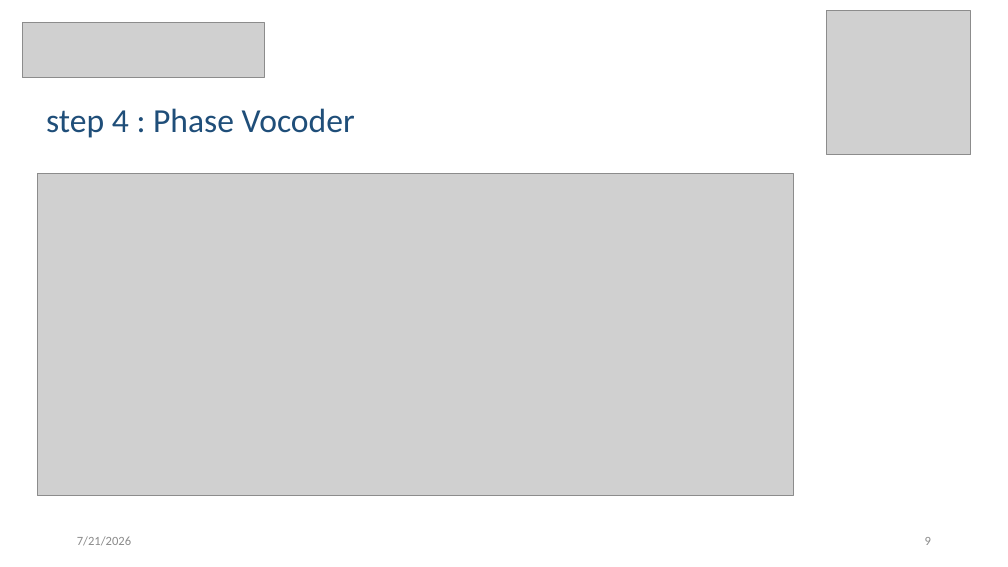
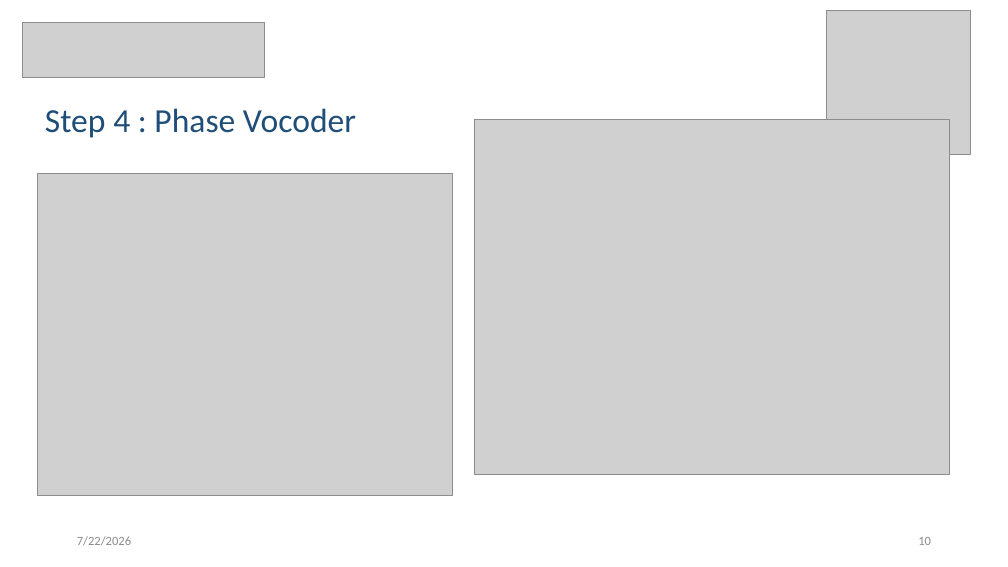
Before and after one commit to matangranottau/Final_Project, a slide deck: slide 10 of final presentation.pptx (slide 9 before the commit). Drawn at 1008x567 pixels with LibreOffice and Linux fonts; fonts in the diff are those of the drawing; grey boxes stand for pictures. Boxes give left, top, right and bottom in pixels: in the first picture for what was removed or moved away, otherwise in the second. Text is boxed around its words. In the diff, an @@ line names an element or a change of style, - is before the commit and + after.

```diff
--- a/final presentation.pptx
+++ b/final presentation.pptx
@@ text at box(45, 108, 356, 138): text changed @@
-step 4 : Phase Vocoder
+Step 4 : Phase Vocoder
@@ picture added at box(474, 119, 950, 474) @@
@@ picture: place and size @@
-picture at box(37, 173, 793, 496)
+picture at box(37, 173, 452, 496)
@@ text at box(77, 536, 131, 546): text changed @@
-7/21/2026
+7/22/2026
@@ page number at box(918, 537, 931, 545): text changed @@
-9
+10
```
Also in this commit, not shown: 15 other slides changed, 2 slides added, 2 slides removed, 1 other file.
